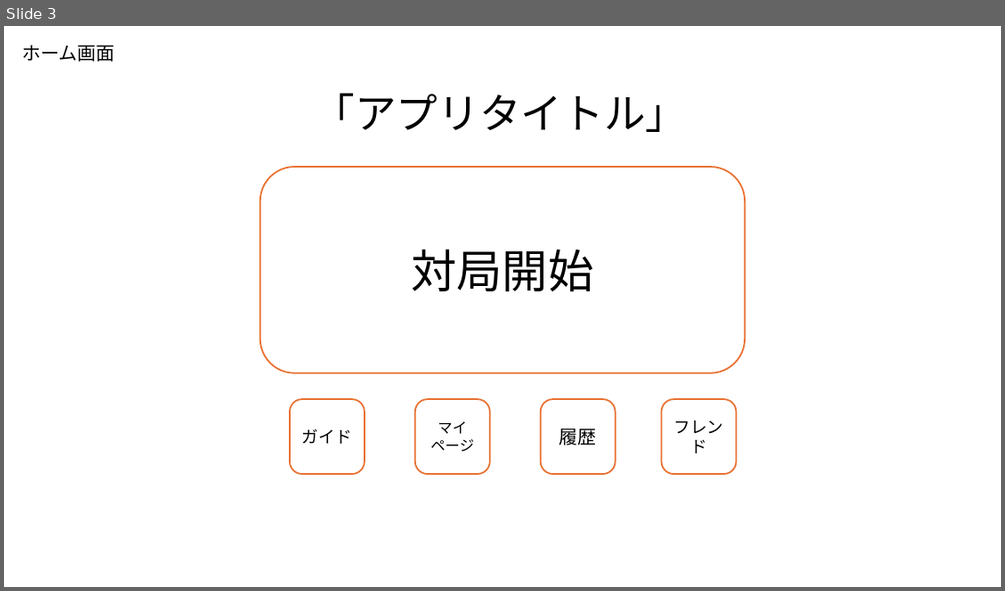
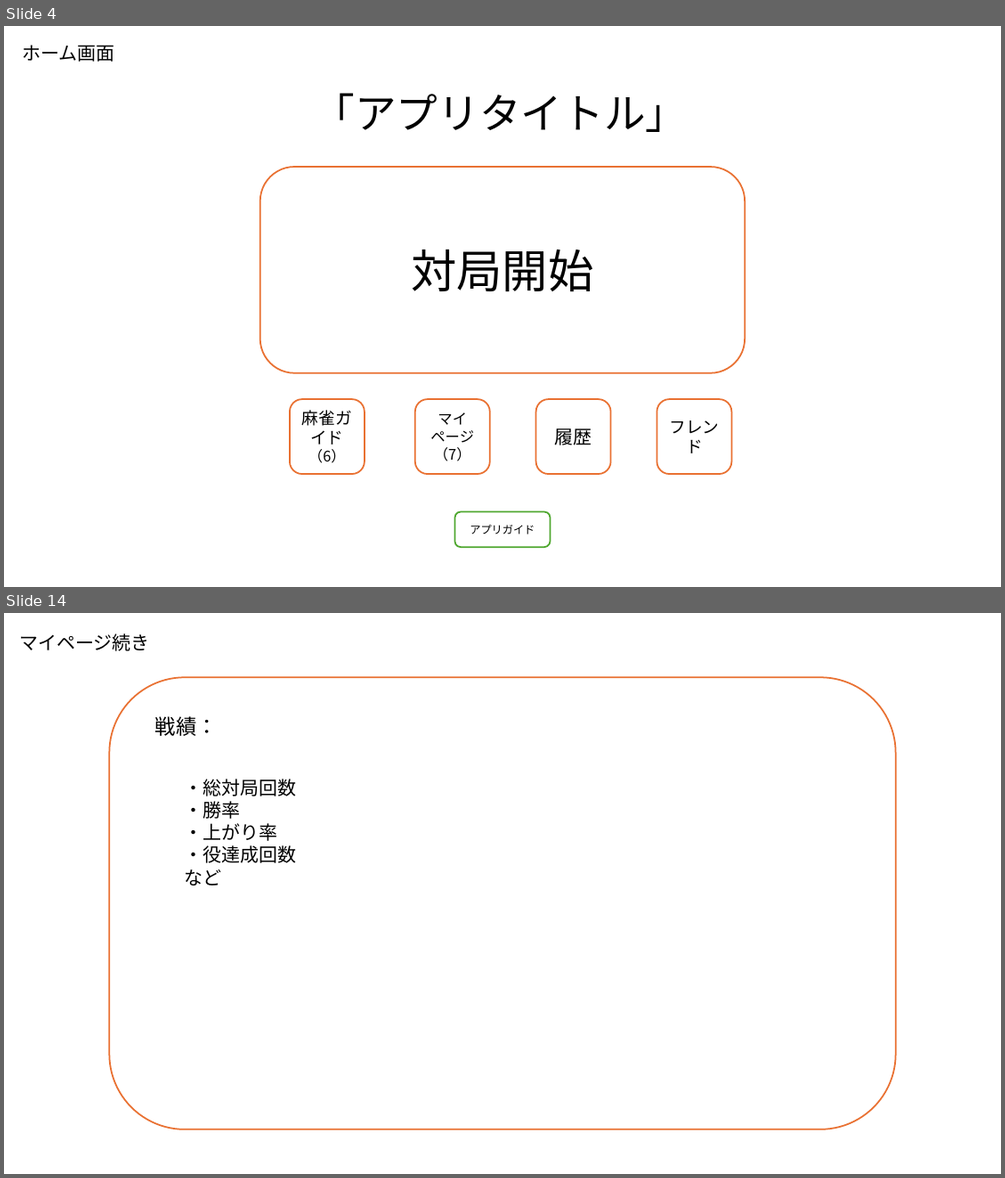
Before and after one commit to plusdojo2024/B5, a slide deck: doc/02_外部設計/外部設計_麻雀アプリ.pptx. Shown one above the other, each under a label of ours: slide 3 before the commit, slides 4 and 14 after it; the slides between them are not shown. The pictures are 1005x591 and 1005x1178 pixels, drawn with LibreOffice and Linux fonts; fonts in the diff are those of the drawing. Boxes give left, top, right and bottom in pixels: in the first picture for what was removed or moved away, otherwise in the second. Text is boxed around its words. In the diff, an @@ line names an element or a change of style, - is before the commit and + after.

```diff
--- a/doc/02_外部設計/外部設計_麻雀アプリ.pptx
+++ b/doc/02_外部設計/外部設計_麻雀アプリ.pptx
@@ slide 14 added at [4,613,1001,1174], background #FFFFFF @@
@@ text added at [19,633,150,651], 18 pt, text #000000 @@
+マイページ続き
@@ rounded rectangle added at [109,677,896,1129], outline #E97132 1.5 pt @@
@@ text added at [155,716,218,736], 20 pt, text #000000 @@
+戦績：
@@ text added at [185,779,297,885], 18 pt, text #000000 @@
+・総対局回数
+・勝率
+・上がり率
+・役達成回数
+など
@@ what was slide 3 is now slide 4 @@
@@ slide 4 changed as well @@
@@ rounded rectangle "履歴": place and size @@
-rounded rectangle "履歴" at [541,399,615,474]
+rounded rectangle "履歴" at [535,399,610,474]
@@ rounded rectangle "フレンド": place and size @@
-rounded rectangle "フレンド" at [662,399,736,474]
+rounded rectangle "フレンド" at [657,399,732,474]
@@ text in rounded rectangle at [302,410,352,463]: text changed @@
-ガイド
+麻雀ガイド（6）
@@ text in rounded rectangle at [434,447,471,461]: paragraph added @@
+（7）
@@ rounded rectangle added at [455,511,550,547], fill #FFFFFF, outline #4EA72E 1.5 pt, 10.5 pt, text #000000 @@
+アプリガイド
```
Also in this commit, not shown: 2 other slides changed, 16 other slides added.
